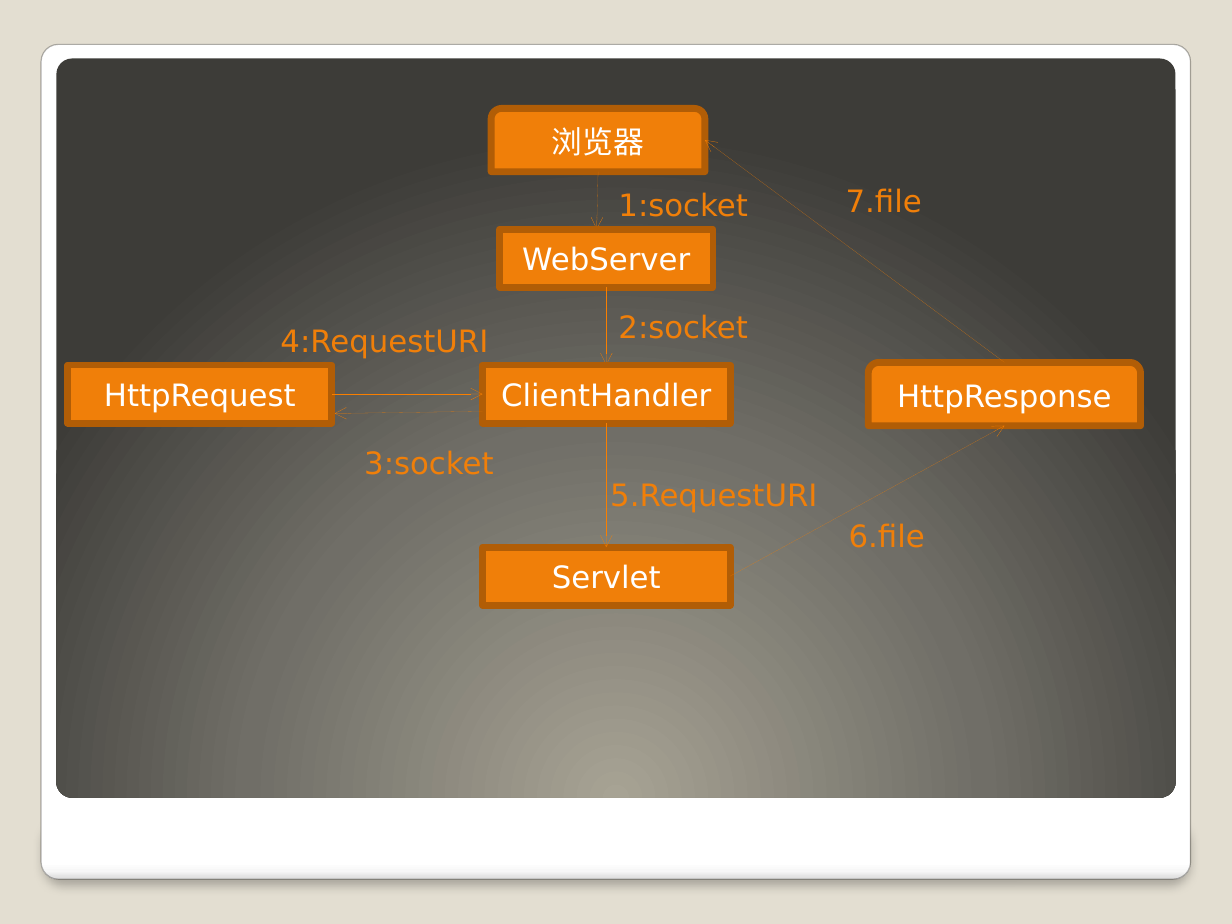
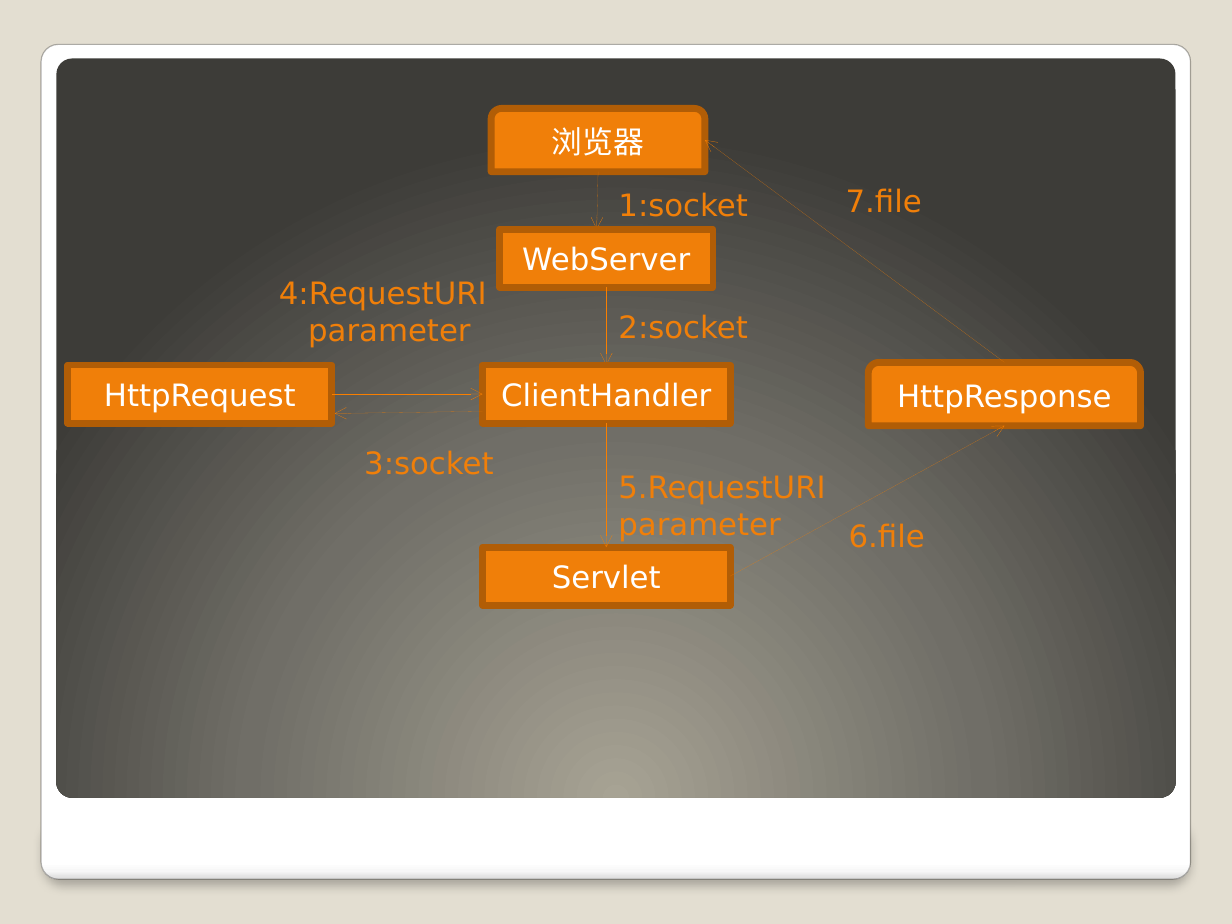
Before and after one commit to 2419931696/learngit, a slide deck: slide 4 of WebServer.pptx (slide 32 before the commit). Drawn at 1232x924 pixels with LibreOffice and Linux fonts; fonts in the diff are those of the drawing. Boxes give left, top, right and bottom in pixels: in the first picture for what was removed or moved away, otherwise in the second. Text is boxed around its words. In the diff, an @@ line names an element or a change of style, - is before the commit and + after.

```diff
--- a/WebServer.pptx
+++ b/WebServer.pptx
@@ text "4:RequestURI" moved from (x1=280, y1=329, x2=488, y2=359) to (x1=279, y1=281, x2=487, y2=348) @@
@@ text at (x1=308, y1=319, x2=470, y2=348): paragraph added @@
+parameter
@@ text "5.RequestURI" moved from (x1=610, y1=483, x2=817, y2=513) to (x1=618, y1=475, x2=825, y2=542) @@
@@ text at (x1=618, y1=513, x2=780, y2=542): paragraph added @@
+parameter
```
Also in this commit, not shown: 13 other slides changed.
